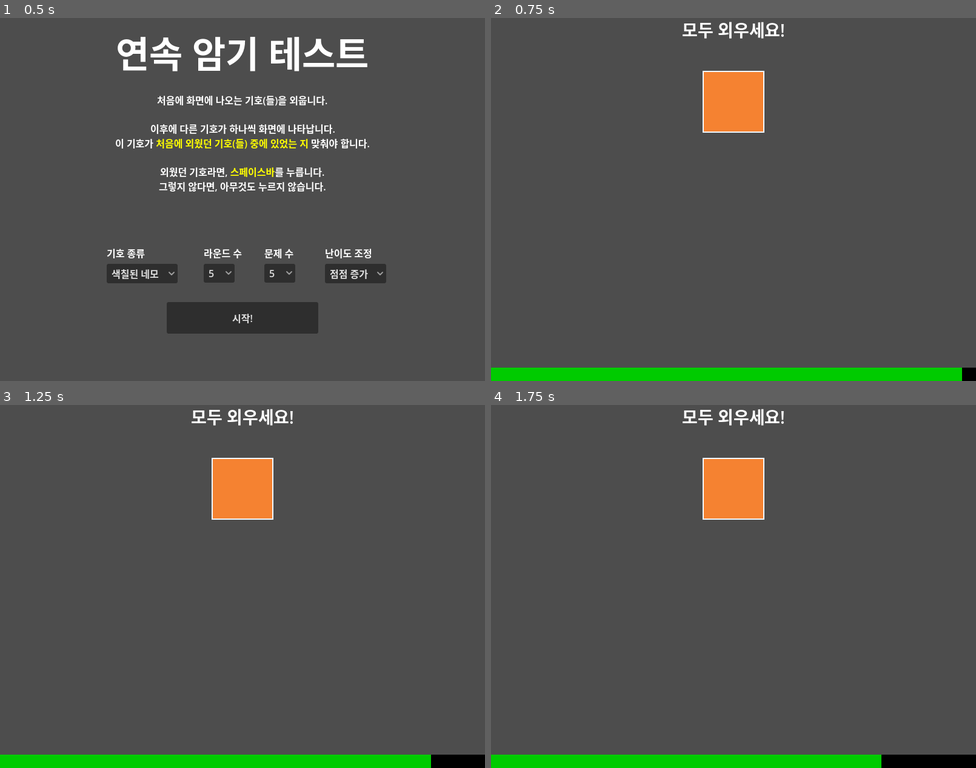
Above: before the commit, frames 1-4 (two rows, left to right).
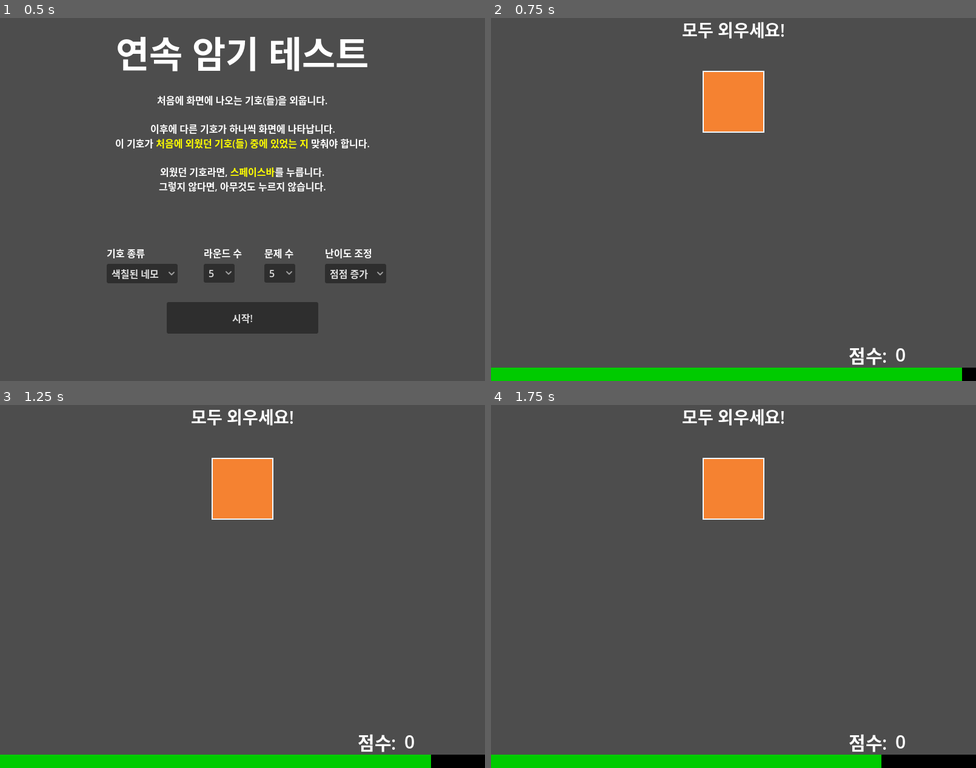
Above: after the commit, the same moments.

Repository: twilight-devcra/immersion-continuous-memory-test
Game: Godot game, scene res://scenes/startup_screen.tscn
The game is run twice, just before and just after one commit, with the same random seed, the same clock (stepped at 60 frames per second) and the same inputs.
Inputs:
- Up to frame 1 (0.5 s): no input
- Up to frame 2 (0.75 s): click "시작!" at 0.5 s
- Up to frame 3 (1.25 s): no input
- Up to frame 4 (1.75 s): tap Enter at 1.25 s; tap Space (confirm) at 1.35 s

Frame 1 is identical in both runs. In frame 2, 0.2% of the frame differs, in the area x 73-86%, y 90-96%; in frame 3, 0.2%; in frame 4, 0.2%.

Commit message:
add scoring system

Diff:
--- /dev/null
+++ b/labels/score.tres
@@ -0,0 +1,4 @@
+[gd_resource type="LabelSettings" format=3 uid="uid://cdofuo0cmsviu"]
+
+[resource]
+font_size = 30
--- /dev/null
+++ b/scenes/final_result.tscn
@@ -0,0 +1,29 @@
+[gd_scene load_steps=4 format=3 uid="uid://cf5h51m8myrnf"]
+
+[ext_resource type="Script" uid="uid://bd4dvi035p7eu" path="res://scripts/final_result.gd" id="1_i57ag"]
+
+[sub_resource type="LabelSettings" id="LabelSettings_3i04t"]
+font_size = 80
+
+[sub_resource type="LabelSettings" id="LabelSettings_eunen"]
+font_size = 80
+
+[node name="FinalResult" type="Node2D"]
+script = ExtResource("1_i57ag")
+score = 12000
+
+[node name="Label" type="Label" parent="."]
+offset_top = 189.0
+offset_right = 800.0
+offset_bottom = 301.0
+text = "최종 점수"
+label_settings = SubResource("LabelSettings_3i04t")
+horizontal_alignment = 1
+
+[node name="Score" type="Label" parent="."]
+offset_top = 301.0
+offset_right = 800.0
+offset_bottom = 411.0
+text = "0"
+label_settings = SubResource("LabelSettings_eunen")
+horizontal_alignment = 1
--- a/scenes/main_level.tscn
+++ b/scenes/main_level.tscn
@@ -1,7 +1,26 @@
-[gd_scene load_steps=2 format=3 uid="uid://b5fgr2eewwobe"]
+[gd_scene load_steps=4 format=3 uid="uid://b5fgr2eewwobe"]
 
 [ext_resource type="Script" uid="uid://deb0cvj5c4rxk" path="res://scripts/main_level.gd" id="1_v3uhd"]
+[ext_resource type="Script" uid="uid://inyg1756sex7" path="res://scripts/score_container.gd" id="2_6we3w"]
+[ext_resource type="LabelSettings" uid="uid://cdofuo0cmsviu" path="res://labels/score.tres" id="2_ufxs0"]
 
 [node name="MainLevel" type="Node2D"]
 script = ExtResource("1_v3uhd")
 rounds = 8
+
+[node name="ScoreContainer" type="Node2D" parent="."]
+position = Vector2(590, 535)
+script = ExtResource("2_6we3w")
+
+[node name="Header" type="Label" parent="ScoreContainer"]
+offset_right = 40.0
+offset_bottom = 23.0
+text = "점수:"
+label_settings = ExtResource("2_ufxs0")
+
+[node name="Score" type="Label" parent="ScoreContainer"]
+offset_left = 77.0
+offset_right = 197.0
+offset_bottom = 42.0
+text = "0"
+label_settings = ExtResource("2_ufxs0")
--- /dev/null
+++ b/scripts/final_result.gd
@@ -0,0 +1,15 @@
+extends Node2D
+
+@export var score:int = 0
+
+func init(score:int) -> void:
+	self.score = score
+
+# Called when the node enters the scene tree for the first time.
+func _ready() -> void:
+	$Score.text = String.num_int64(self.score)
+
+
+# Called every frame. 'delta' is the elapsed time since the previous frame.
+func _process(delta: float) -> void:
+	pass
--- a/scripts/main_level.gd
+++ b/scripts/main_level.gd
@@ -1,6 +1,7 @@
 extends Node2D
 
 var single_round = preload("res://scenes/single_round.tscn")
+var final_result_scene = preload("res://scenes/final_result.tscn")
 var current_round:SingleRound
 var manager:RoundManager
 
@@ -8,8 +9,8 @@
 @export var round_problem_count:int = 10
 @export var symbol_type:SymbolMeta.Types = SymbolMeta.Types.COLORED_SQUARES
 @export var difficulty_curve:RoundManager.DifficultyCurve = RoundManager.DifficultyCurve.INCREMENTING
-
-signal session_finished
+@export var score_increment:int = 1000
+var score:int = 0
 
 func new_round() -> void:
 	var round_params = manager.make_next_round_params()
@@ -17,6 +18,7 @@
 	self.current_round = single_round.instantiate()
 	self.current_round.init(round_params[0], round_params[1], self.round_problem_count)
 	self.current_round.round_finished.connect(self._on_round_finished)
+	self.current_round.question_processed.connect(self._on_question_processed)
 	self.add_child(current_round)
 
 func delete_current_round() -> void:
@@ -39,14 +41,23 @@
 func _process(delta: float) -> void:
 	pass
 
-func _on_round_finished(result:RoundResultData):
+func _on_round_finished(result:RoundResultData) -> void:
 	self.manager.save_round_results(result)
 	self.delete_current_round()
 
 	if self.manager.round_count() >= self.rounds:
 		# end session.
 		self.manager.export()
-		self.session_finished.emit()
-		self.get_tree().quit()
+
+		var final_result = final_result_scene.instantiate()
+		final_result.init(self.score)
+
+		self.get_tree().root.add_child(final_result)
+		self.get_node('/root/MainLevel').queue_free()
 	else:
 		self.new_round()
+
+func _on_question_processed(difficulty:int, is_correct:bool) -> void:
+	if is_correct:
+		self.score += difficulty * self.score_increment
+		$ScoreContainer.set_score(self.score)
--- /dev/null
+++ b/scripts/score_container.gd
@@ -0,0 +1,13 @@
+extends Node2D
+
+func set_score(score:int) -> void:
+	$Score.text = String.num_int64(score)
+
+# Called when the node enters the scene tree for the first time.
+func _ready() -> void:
+	pass # Replace with function body.
+
+
+# Called every frame. 'delta' is the elapsed time since the previous frame.
+func _process(delta: float) -> void:
+	pass
--- a/scripts/single_round.gd
+++ b/scripts/single_round.gd
@@ -10,6 +10,7 @@
 
 signal guess_updated
 signal round_finished
+signal question_processed
 
 var result_data_factory = preload("res://scripts/round_result_data.gd")
 
@@ -81,6 +82,7 @@
 	self.results.append(is_correct)
 	$ResultHistory.add_result(is_correct)
 	$QuestionResult.display(is_correct)
+	self.question_processed.emit(self.difficulty, is_correct)
 
 func show_answer() -> void:
 	$Previewer.display(self.symbol_set.correct_symbols())
Not shown, added: scripts/final_result.gd.uid
Not shown, added: scripts/score_container.gd.uid
